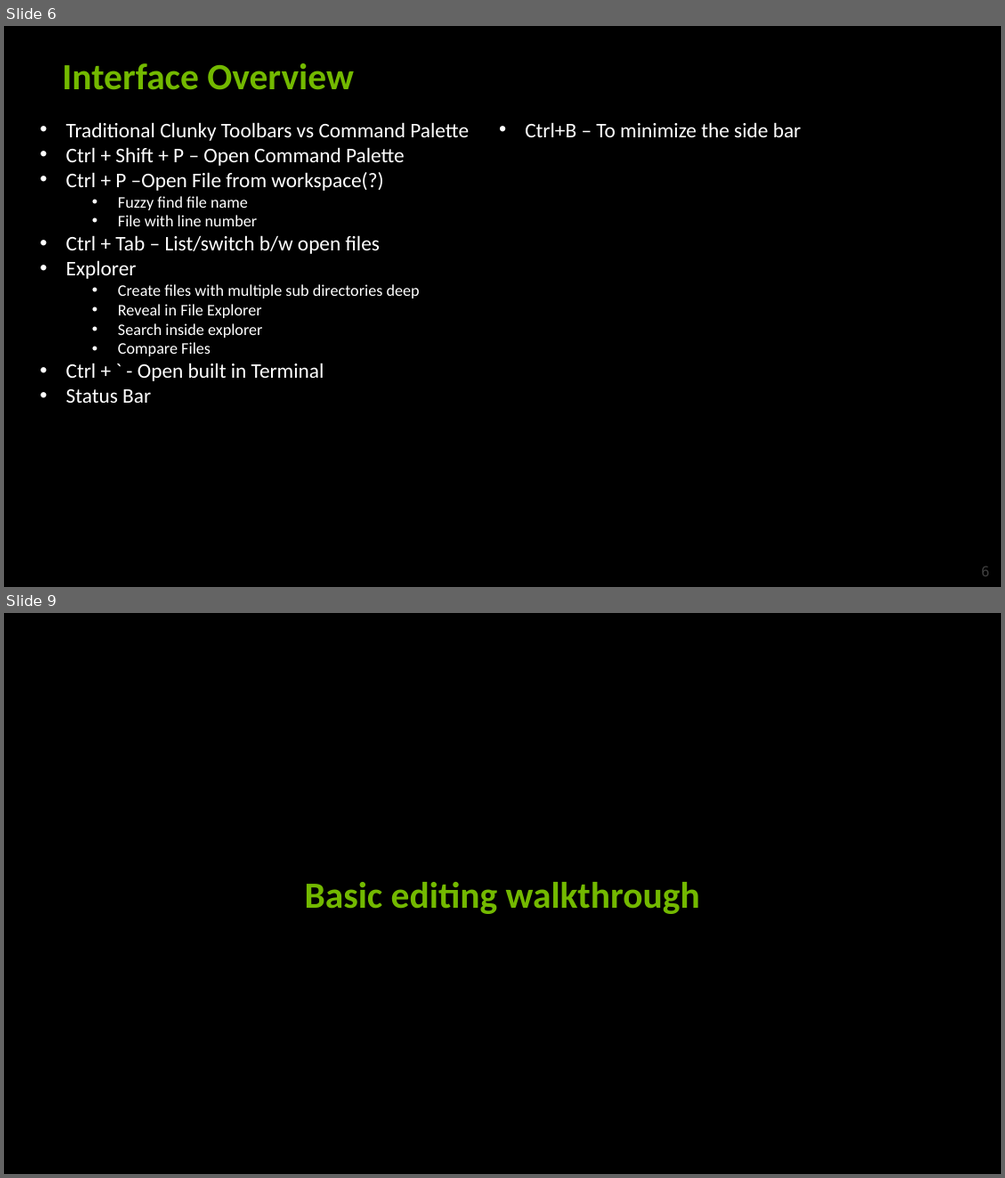
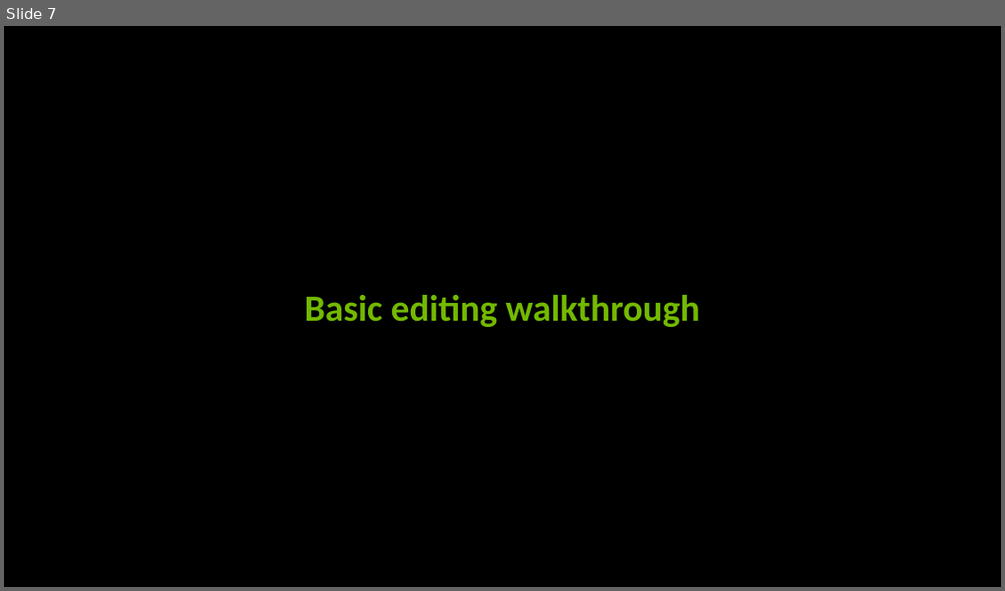
Before and after one commit to vineelkovvuri/edgroom-gvpcoe-sessions-2024, a slide deck: VSCode/VSCode - Take2.pptx. Shown one above the other, each under a label of ours: slides 6 and 9 before the commit, slide 7 after it; the slides between them are not shown. The pictures are 1005x1178 and 1005x591 pixels, drawn with LibreOffice and Linux fonts; fonts in the diff are those of the drawing; background and template pictures are left out. Boxes give left, top, right and bottom in pixels: in the first picture for what was removed or moved away, otherwise in the second. Text is boxed around its words. In the diff, an @@ line names an element or a change of style, - is before the commit and + after.

```diff
--- a/VSCode/VSCode - Take2.pptx
+++ b/VSCode/VSCode - Take2.pptx
@@ slide 6 removed at [4, 26, 1001, 587], background picture (left out) @@
@@ title removed at [62, 63, 354, 90] @@
-Interface Overview
@@ text removed at [66, 122, 469, 402] @@
-• Traditional Clunky Toolbars vs Command Palette
-• Ctrl + Shift + P – Open Command Palette
-• Ctrl + P –Open File from workspace(?)
-  • Fuzzy find file name
-  • File with line number
-• Ctrl + Tab – List/switch b/w open files
-• Explorer
-  • Create files with multiple sub directories deep
-  • Reveal in File Explorer
-  • Search inside explorer
-  • Compare Files
-• Ctrl + ` - Open built in Terminal
-• Status Bar
-• Ctrl+B – To minimize the side bar
@@ page number removed at [981, 566, 989, 576] @@
-6
@@ what was slide 9 is now slide 7 @@
```
Also in this commit, not shown: 8 slides changed, 1 slide added, 1 other slide removed, 27 other files.
